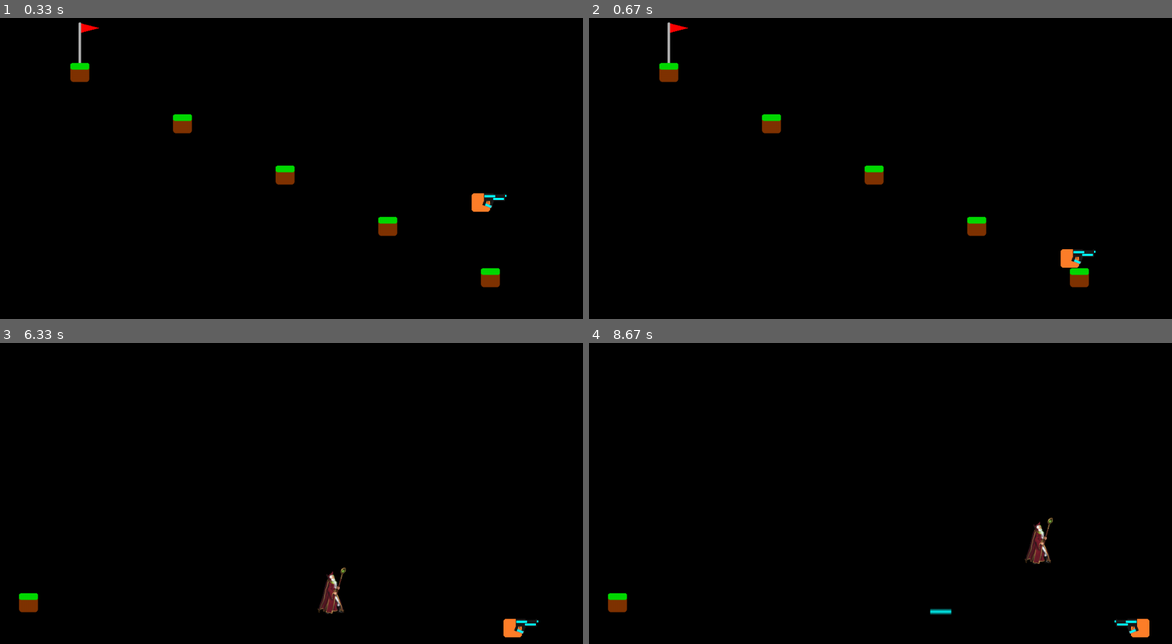
Above: before the commit, frames 1-4 (two rows, left to right).
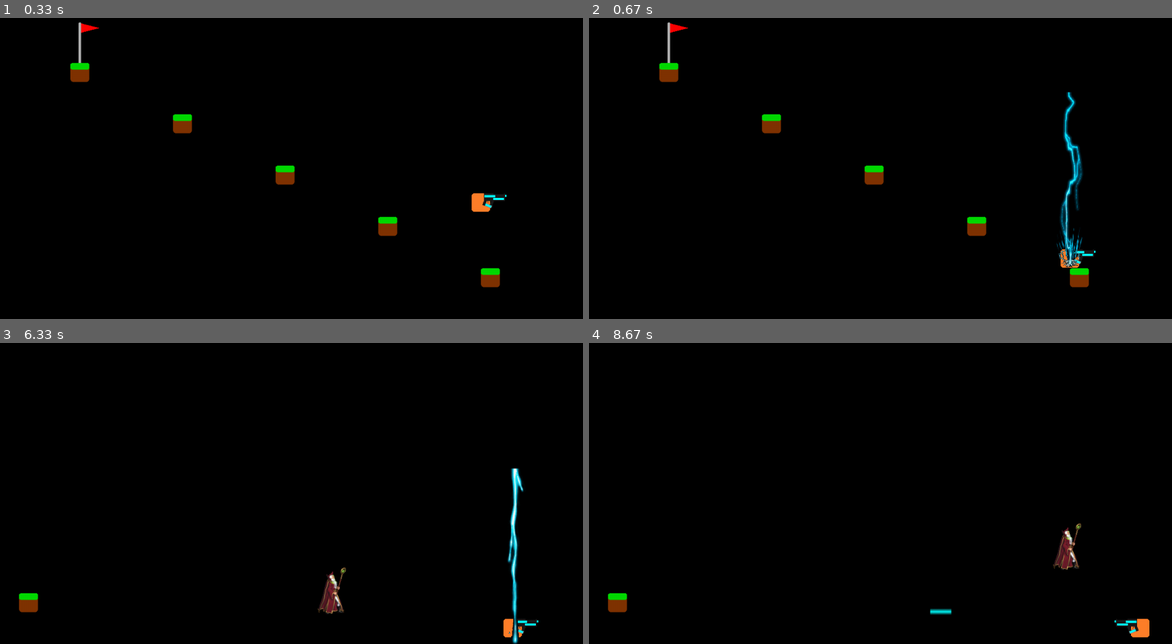
Above: after the commit, the same moments.

Repository: jmancodes27/platformer-pygame
Game: pygame game, started from platformer pygame/platformer_pygame.py
Same seed, same stepped clock (60 frames per second), same inputs: the game is played once before the commit and once after it.
Inputs:
- Up to frame 1 (0.33 s): no input
- Up to frame 2 (0.67 s): hold B from 0.33 s (still down); hold Right from 0.33 s (still down)
- Up to frame 3 (6.33 s): release B at 0.8 s; release Right at 0.8 s; tap Space at 0.83, 5.07, 5.47, 5.77, 6.13 s; tap Y at 1.17 s; tap A at 1.5 s; tap W at 1.83 s; hold Up 2.67-3.13 s; hold Right 3.17-3.63 s; hold Left 3.67-4.2 s; hold Left 4.57-4.97 s; hold A 4.57-4.97 s; hold Up 5-5.37 s; hold W 5-5.37 s; hold Right 5.4-6.03 s; hold D 5.4-6.03 s; hold B from 6.07 s (still down); hold Down from 6.07 s (still down)
- Up to frame 4 (8.67 s): release B at 6.43 s; release Down at 6.43 s; hold Left 6.47-6.93 s; hold A 6.47-6.93 s; tap Space at 6.53, 6.83, 7.03, 7.33, 7.53, 7.87, 8.17, 8.37 s; hold Right 6.97-7.43 s; hold D 6.97-7.43 s; hold Up 7.47-7.77 s; hold W 7.47-7.77 s; hold Right 7.8-8.27 s; hold D 7.8-8.27 s; hold Left from 8.3 s (still down); hold A from 8.3 s (still down)

Frame 1 is identical in both runs. In frame 2, 0.9% of the frame differs, in the area x 80-85%, y 24-84%; in frame 3, 0.7%; in frame 4, 0.7%.

Commit message:
made boss bullet doges random, added lightning attack

Diff:
--- a/platformer pygame/platformer_pygame.py
+++ b/platformer pygame/platformer_pygame.py
@@ -2,6 +2,7 @@
 import sys
 import time
 import math
+import random
 # part of the code was written with chatgpt
 start_time = time.time()
 game_time = 0
@@ -83,6 +84,26 @@
         else:
             self.current_direction = -1
 
+class LightningAttack:
+    def __init__(self, x, y):
+        lightning0 = pygame.image.load("lightningAttack/lightning0.png")
+        lightning0 = pygame.transform.scale(lightning0, (int(lightning0.get_width() * 0.45), int(lightning0.get_height() * 0.45)))
+        lightning1 = pygame.image.load("lightningAttack/lightning1.png")
+        lightning1 = pygame.transform.scale(lightning1, (int(lightning1.get_width() * 0.45), int(lightning1.get_height() * 0.45)))
+        lightning2 = pygame.image.load("lightningAttack/lightning2.png")
+        lightning2 = pygame.transform.scale(lightning2, (int(lightning2.get_width() * 0.45), int(lightning2.get_height() * 0.45)))
+        lightning3 = pygame.image.load("lightningAttack/lightning3.png")
+        lightning3 = pygame.transform.scale(lightning3, (int(lightning3.get_width() * 0.45), int(lightning3.get_height() * 0.45)))
+        lightning4 = pygame.image.load("lightningAttack/lightning4.png")
+        lightning4 = pygame.transform.scale(lightning4, (int(lightning4.get_width() * 0.45), int(lightning4.get_height() * 0.45)))
+        self.frames = [lightning0, lightning1, lightning2, lightning3, lightning4]
+        self.lightning_rect = lightning0.get_rect()
+        self.lightning_rect.x = x
+        self.lightning_rect.y = y
+        self.frame_num = 0
+        self.frame_counter = 0
+current_lightning = []
+
 # Load the player sprite (yellow box) and scale it down
 player = pygame.image.load("plyr.png")
 plyr_width, plyr_height = int(player.get_width() * 0.10), int(player.get_height() * 0.10)
@@ -250,6 +271,7 @@
 boss_anim_counter1 = 0
 boss_anim_frame1 = 0
 debug_level = 6
+lightning_frame = 0
 # Game loop
 running = True
 while running:
@@ -308,6 +330,9 @@
       flag_rect.y = flag_y_list[game_level]
   if keys[pygame.K_u]:
       print(current_elementals_list[1].elemental_rect.y)
+  if keys[pygame.K_b]:
+      if len(current_lightning) < 2:
+          current_lightning.append(LightningAttack(player_rect.x, player_rect.y))
   # if player presses space create new instance of LaserProjectile at player x and y
   # in at the angle of gun
   #BUG1
@@ -373,6 +398,11 @@
                       else:
                           del current_elementals_list[o]
                           break
+      lightning_frame += 1
+      if lightning_frame == 5:
+        for i in range(len(current_lightning)):
+            current_lightning[i].frame_num += 1
+        lightning_frame = 0
       if gun_cooldown > 0:
         gun_cooldown -= 1
       if air_anim_counter < 10:
@@ -385,6 +415,7 @@
               air_anim_frame = 0
           if boss_anim_frame1 == 7:
               boss_anim_frame1 = 0
+
       for i in range(len(current_elementals_list)):
           if current_elementals_list[i].hpcd > 0:
               current_elementals_list[i].hpcd -= 1
@@ -437,13 +468,20 @@
       if boss_player_distance < 200:
           boss_rect.x += (boss_rect.x - player_rect.x) / boss_movement_var
           boss_rect.y += (boss_rect.y - player_rect.y) / boss_movement_var
+      if abs((boss_rect.x - player_rect.x) / boss_movement_var) == ((boss_rect.x - player_rect.x) / boss_movement_var):
+          boss_direction = 2 #left
+      else:
+          boss_direction = 1 # right
       #doges bullets
       for i in range(len(laser_projectiles)):
+          #doges bullets
           if math.sqrt((abs(boss_rect.x - laser_projectiles[i].projectile_rect.x - 0) ** 2) + (abs(boss_rect.y - laser_projectiles[i].projectile_rect.y - 0) ** 2)) < 100:
-              boss_rect.x += 100
-              boss_rect.y -= 100
+              boss_rect.x += random.randint(-200, 200)
+              boss_rect.y -= random.randint(-200, 200)
           laser_projectiles[i].boss_distance = math.sqrt((abs(boss_rect.x - laser_projectiles[i].projectile_rect.x - 0) ** 2) + (abs(boss_rect.y - laser_projectiles[i].projectile_rect.y - 0) ** 2))
-          print(laser_projectiles[i].boss_distance)
+      for i in range(len(current_lightning)):
+          if current_lightning[i].lightning_rect.x + 25 > player_rect.x and current_lightning[i].lightning_rect.x - 25 < player_rect.x:
+              print("you died L")
       last_time_comped = round(time.time(), 2)
     #removes a laser projectile if it is too far away
   for i in range(len(laser_projectiles)):
@@ -507,7 +545,11 @@
           screen.blit(boss_walk_left_frames[boss_anim_frame1], boss_rect)
       elif boss_direction == 0:
           screen.blit(boss_walk_right_frames[0], boss_rect)
-
+  for i in range(len(current_lightning)):
+      if current_lightning[i].frame_num > 4:
+          del current_lightning[0]
+          break
+      screen.blit(current_lightning[i].frames[current_lightning[i].frame_num], (current_lightning[i].lightning_rect.x - 10, current_lightning[i].lightning_rect.y - 300))
   #if game_level == 4:
     #screen.blit(air_elemental_idle_right1, (400, 300))
     #screen.blit(air_elemental_idle_right_frames[air_anim_frame], (400, 300))
Binary file added: platformer pygame/lightningAttack/lightning0.png
Binary file added: platformer pygame/lightningAttack/lightning1.png
Binary file added: platformer pygame/lightningAttack/lightning2.png
Binary file added: platformer pygame/lightningAttack/lightning3.png
Binary file added: platformer pygame/lightningAttack/lightning4.png
